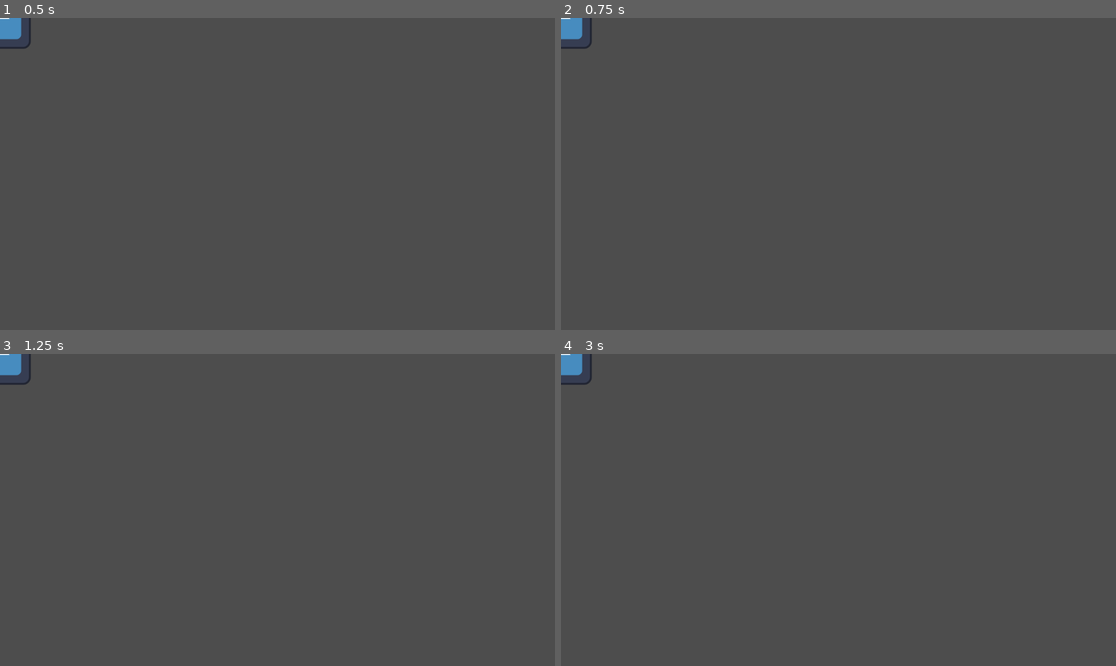
Above: before the commit, frames 1-4 (two rows, left to right).
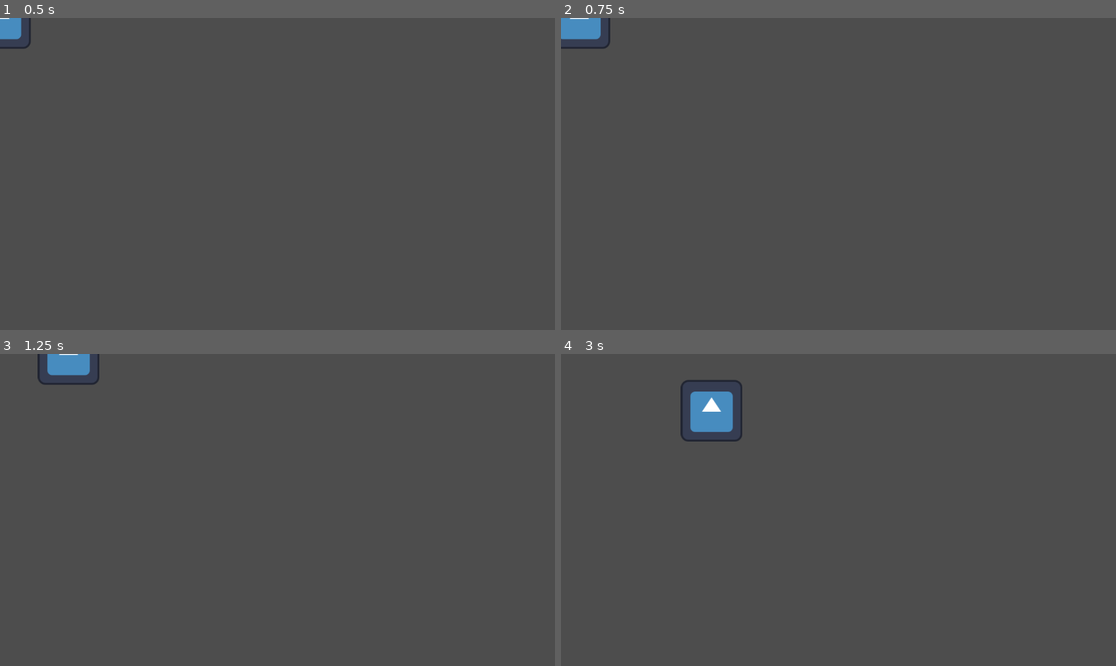
Above: after the commit, the same moments.

Repository: arthurnog/cordelProject
Game: Godot game, scene res://nodes/player.tscn
The game is run twice, just before and just after one commit, with the same random seed, the same clock (stepped at 60 frames per second) and the same inputs. The project has no main scene, so this scene is started directly. The engine's default icon, where the game draws it, is replaced by a stand-in: a white triangle on a blue panel in a dark square.
Inputs:
- Up to frame 1 (0.5 s): no input
- Up to frame 2 (0.75 s): tap Enter at 0.5 s; hold Right (p_right) from 0.53 s (still down); tap Z (p_attack) at 0.6 s
- Up to frame 3 (1.25 s): keep holding Right (p_right); tap Space (p_jump) at 0.77 s
- Up to frame 4 (3 s): release Right (p_right) at 1.28 s; hold Down (p_down) 1.28-2.03 s; tap Z (p_attack) at 1.35, 2.1, 2.85 s; tap Space (p_jump) at 1.52 s; hold Right (p_right) 2.03-2.78 s; hold Up (p_up) from 2.78 s (still down)

Frame 1 is identical in both runs. In frame 2, 0.3% of the frame differs, in the area x 0-9%, y 0-10%; in frame 3, 1.0%; in frame 4, 1.7%, in the area x 0-33%, y 0-29%.

Commit message:
Add player horizontal movement

Diff:
--- a/nodes/player.tscn
+++ b/nodes/player.tscn
@@ -1,13 +1,18 @@
-[gd_scene load_steps=4 format=3 uid="uid://4d4jryd0fdo1"]
+[gd_scene load_steps=6 format=3 uid="uid://4d4jryd0fdo1"]
 
+[ext_resource type="Script" path="res://scripts/player.gd" id="1_4sihv"]
 [ext_resource type="Texture2D" uid="uid://dwi30xlufrnt0" path="res://icon.svg" id="1_q0jb4"]
 [ext_resource type="Script" path="res://scripts/player_input_module.gd" id="2_dt7ye"]
+[ext_resource type="Script" path="res://scripts/movement_module.gd" id="3_52sbg"]
 
 [sub_resource type="RectangleShape2D" id="RectangleShape2D_m0e7u"]
 size = Vector2(128, 128)
 
-[node name="Player" type="CharacterBody2D"]
+[node name="Player" type="CharacterBody2D" node_paths=PackedStringArray("input", "movement")]
 motion_mode = 1
+script = ExtResource("1_4sihv")
+input = NodePath("PlayerInputModule")
+movement = NodePath("MovementModule")
 
 [node name="CollisionShape2D" type="CollisionShape2D" parent="."]
 shape = SubResource("RectangleShape2D_m0e7u")
@@ -17,3 +22,8 @@
 
 [node name="PlayerInputModule" type="Node" parent="."]
 script = ExtResource("2_dt7ye")
+
+[node name="MovementModule" type="Node" parent="." node_paths=PackedStringArray("body")]
+script = ExtResource("3_52sbg")
+speed = 500.0
+body = NodePath("..")
--- a/scripts/movement_module.gd
+++ b/scripts/movement_module.gd
@@ -2,4 +2,12 @@
 
 class_name MovementModule
 
+@export var speed: float = 15.0
+
 @export var body: CharacterBody2D
+
+func move(direction: Vector2, delta: float) -> void:
+	body.velocity = direction * delta * speed * 25
+
+func _physics_process(delta: float) -> void:
+	body.move_and_slide()
--- a/scripts/player.gd
+++ b/scripts/player.gd
@@ -4,6 +4,3 @@
 
 @export var input: PlayerInputModule
 @export var movement: MovementModule
-
-func _physics_process(delta: float) -> void:
-	move_and_slide()
--- a/scripts/player_input_module.gd
+++ b/scripts/player_input_module.gd
@@ -16,17 +16,17 @@
 
 
 func _process(delta: float) -> void:
-	move_horizontal()
+	move_horizontal(delta)
 	jump()
 	attack()
 
 # Use MovementModule
-func move_horizontal() -> void:
+func move_horizontal(delta: float) -> void:
 	var movement_input: Vector2 = Vector2(
 		Input.get_axis(LEFT_ACTION, RIGHT_ACTION),
 		Input.get_axis(UP_ACTION, DOWN_ACTION)
 	)
-	## Call MovementModule move function
+	player.movement.move(movement_input, delta)
 
 # Use MovementModule
 func jump() -> void:
